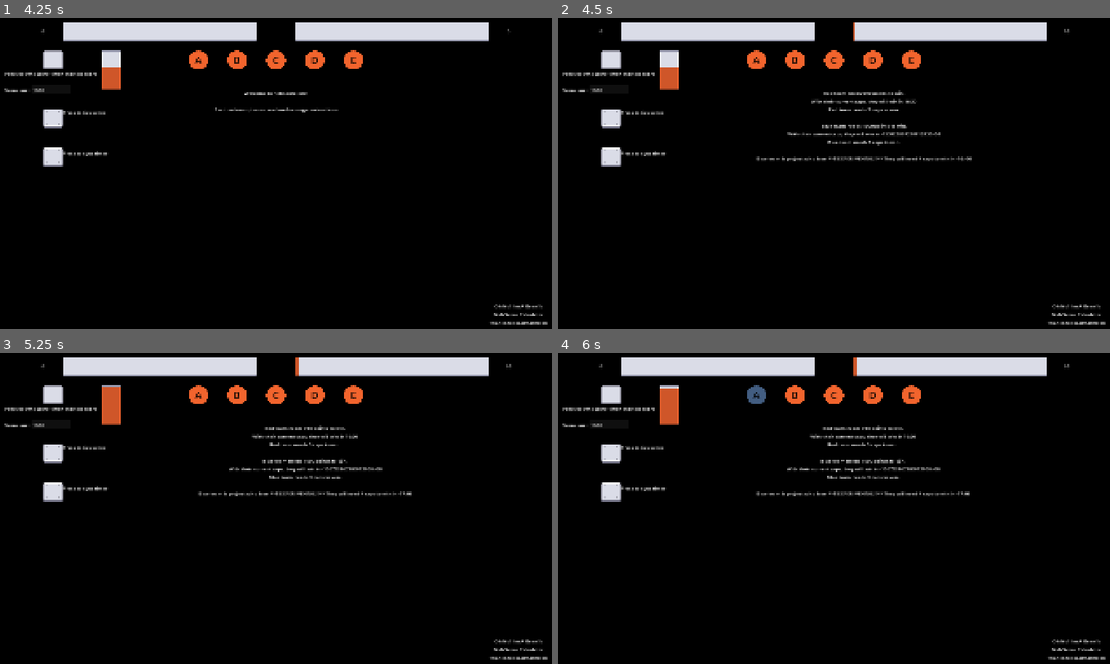
Above: before the commit, frames 1-4 (two rows, left to right).
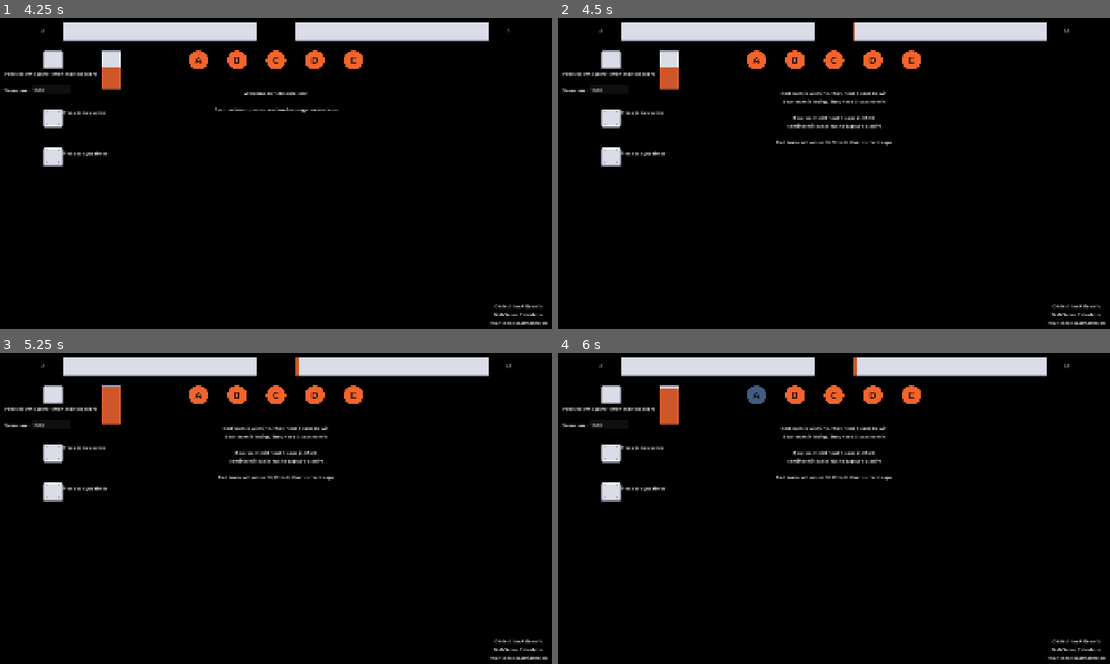
Above: after the commit, the same moments.

Repository: matthew-cavener/neb-control-score-calculator
Game: Godot game, scene res://scenes/main.tscn
Two runs of this game, one before a commit and one after it. Both use one fixed random seed, a clock stepped at 60 frames per second and the inputs below.
Inputs (mouse positions are in pixels of both pictures, inside the frame that each line leads up to):
- Up to frame 1 (4.25 s): click "A" at 0.5 s; click "B" at 1.25 s; click "C" at 2 s; click "D" at 2.75 s; click "E" at 3.5 s
- Up to frame 2 (4.5 s): click (613, 117) at 4.25 s
- Up to frame 3 (5.25 s): click (55, 393) at 5 s
- Up to frame 4 (6 s): click "A" at 5.75 s

Frame 1 is identical in both runs. In frame 2, 1.4% of the frame differs, in the area x 35-75%, y 23-47%; in frame 3, 1.4%; in frame 4, 1.4%.

Commit message:
extra cap needed general case (#12)
* use iteration to determine time until an extra cap is needed

* clean up

* handle neutral caps

* round based on tick interval

* add tie handling

* fix spacing

* remove unused reset_scores function

* oops, needed that after all

* refactor calculate_team_caps_needed

* simplifications

* fix wording

Diff:
--- a/godot/scenes/control_point.gd
+++ b/godot/scenes/control_point.gd
@@ -16,10 +16,12 @@
         ControlledByTeam.NONE:
             controlled_by = ControlledByTeam.RED
             self.modulate = Constants.RED_RGB
+            remove_from_group("neutral_point")
             add_to_group("red_point")
         ControlledByTeam.RED:
             controlled_by = ControlledByTeam.BLUE
             self.modulate = Constants.BLUE_RGB
+            remove_from_group("neutral_point")
             remove_from_group("red_point")
             add_to_group("blue_point")
         ControlledByTeam.BLUE:
--- a/godot/scenes/main.gd
+++ b/godot/scenes/main.gd
@@ -1,159 +1,158 @@
 extends Node2D
-
 
 var projected_loser: String = ""
 var loser_caps_needed: int = 0
-var time_to_red_victory: float = 999999
-var time_to_blue_victory: float = 999999
-var red_time_to_win: float = 0
-var blue_time_to_win: float = 0
-var approx_time_to_extra_cap_needed: String = ""
+var time_to_red_victory: float = INF
+var time_to_blue_victory: float = INF
+var approx_time_to_additional_cap_needed: String = ""
+var is_tie: bool = false
 
-@onready var points_to_red_victory = $ScoreLimit.text
-@onready var points_to_blue_victory = $ScoreLimit.text
-
+@onready var score_limit = int($ScoreLimit.text)
+@onready var max_time = Constants.SCORE_TIMER_INTERVAL * score_limit / Constants.SCORE_PER_CAP_POINT
 
 func _ready() -> void:
-    $BlueTeamScore.text = str(0)
-    $RedTeamScore.text = str(0)
+
+    reset_scores()
     Events.connect("score_timer_timeout", _on_score_timer_timeout)
 
 
+func reset_scores() -> void:
+    $BlueTeamScore.text = "0"
+    $RedTeamScore.text = "0"
+
+
 func calculate_score() -> void:
-    var score_limit = int($ScoreLimit.text)
-    var red_caps = get_tree().get_nodes_in_group("red_point")
-    var blue_caps = get_tree().get_nodes_in_group("blue_point")
-    var neutral_caps = get_tree().get_nodes_in_group("neutral_point")
-    var red_score = int($RedTeamScore.text)
-    var blue_score = int($BlueTeamScore.text)
+    var neutral_caps = get_tree().get_nodes_in_group("neutral_point").size()
+    var red_caps = get_tree().get_nodes_in_group("red_point").size()
+    var blue_caps = get_tree().get_nodes_in_group("blue_point").size()
 
-    red_score += Constants.SCORE_PER_CAP_POINT * red_caps.size()
-    blue_score += Constants.SCORE_PER_CAP_POINT * blue_caps.size()
+    var red_score = int($RedTeamScore.text) + red_caps * Constants.SCORE_PER_CAP_POINT
+    var blue_score = int($BlueTeamScore.text) + blue_caps * Constants.SCORE_PER_CAP_POINT
 
+    update_scores(red_score, blue_score)
+    update_victory_conditions(red_score, blue_score, red_caps, blue_caps, neutral_caps)
+
+
+func update_scores(red_score: int, blue_score: int) -> void:
     $RedTeamScore.text = str(red_score)
     $ProgressBarRed.texture_bar_fill_fraction = red_score / float(score_limit)
+
     $BlueTeamScore.text = str(blue_score)
     $ProgressBarBlue.texture_bar_fill_fraction = blue_score / float(score_limit)
 
-    points_to_red_victory = score_limit - red_score
-    points_to_blue_victory = score_limit - blue_score
-    time_to_red_victory = calculate_time_to_win(int(points_to_red_victory), red_caps.size())
-    time_to_blue_victory = calculate_time_to_win(int(points_to_blue_victory), blue_caps.size())
 
-    var caps_needed = calculate_caps_needed_to_win(red_score, blue_score)
-    var red_caps_needed = caps_needed["red_caps_needed"]
-    var blue_caps_needed = caps_needed["blue_caps_needed"]
+func update_victory_conditions(red_score: int, blue_score: int, red_caps: int, blue_caps: int, neutral_caps: int) -> void:
+    var points_to_red_victory = score_limit - red_score
+    var points_to_blue_victory = score_limit - blue_score
 
-    if time_to_red_victory > time_to_blue_victory:
-        projected_loser = "Red"
-        loser_caps_needed = red_caps_needed
+    time_to_red_victory = calculate_time_to_win(points_to_red_victory, red_caps)
+    time_to_blue_victory = calculate_time_to_win(points_to_blue_victory, blue_caps)
+
+    is_tie = time_to_red_victory == time_to_blue_victory
+
+    var red_caps_needed = calculate_caps_needed_to_win(red_score, blue_score, neutral_caps)
+    var blue_caps_needed = calculate_caps_needed_to_win(blue_score, red_score, neutral_caps)
+
+    if not is_tie:
+        projected_loser = "Red" if time_to_red_victory > time_to_blue_victory else "Blue"
+        loser_caps_needed = red_caps_needed if projected_loser == "Red" else blue_caps_needed
+
+        if loser_caps_needed >= Constants.CAPTURE_POINTS:
+            approx_time_to_additional_cap_needed = "N/A"
+        else:
+            approx_time_to_additional_cap_needed = convert_seconds_to_minutes_seconds(
+                calculate_time_until_additional_cap_needed(
+                    red_score, blue_score, red_caps, blue_caps, neutral_caps, red_caps_needed, blue_caps_needed
+                )
+            )
     else:
-        projected_loser = "Blue"
-        loser_caps_needed = blue_caps_needed
+        projected_loser = ""
+        loser_caps_needed = 0
+        approx_time_to_additional_cap_needed = "N/A"
 
-    approx_time_to_extra_cap_needed = convert_seconds_to_minutes_seconds(int(calculate_time_until_extra_cap_needed(
-        red_score,
-        blue_score,
-        red_caps.size(),
-        blue_caps.size(),
-        red_caps_needed,
-        blue_caps_needed
-    )))
+    display_victory_conditions(points_to_red_victory, points_to_blue_victory, red_caps_needed, blue_caps_needed)
 
-    var red_team_victory_conditions = "Red team needs " + str(points_to_red_victory) + " points to win.\nWith their current caps, they will win in " + convert_seconds_to_minutes_seconds(int(time_to_red_victory))
-    var blue_team_victory_conditions = "Blue team needs " + str(points_to_blue_victory) + " points to win.\nWith their current caps, they will win in " + convert_seconds_to_minutes_seconds(int(time_to_blue_victory))
 
-    red_team_victory_conditions += "\nRed team needs " + str(red_caps_needed) + " caps to win.\n"
-    blue_team_victory_conditions += "\nBlue team needs " + str(blue_caps_needed) + " caps to win.\n"
+func display_victory_conditions(points_to_red_victory: int, points_to_blue_victory: int, red_caps_needed: int, blue_caps_needed: int) -> void:
+    if is_tie:
+        $VictoryConditionsLabel.text = "It's a tie! Both teams will win in %s with their current caps.\n" % [
+            convert_seconds_to_minutes_seconds(int(time_to_red_victory))
+        ]
+        return
 
-    $VictoryConditionsLabel.text = (
-        red_team_victory_conditions +
-        "\n" +
-        blue_team_victory_conditions +
-        "\n" +
-        projected_loser + " team is projected to lose. **!!!EXPERIMENTAL!!!** They will need " + str(loser_caps_needed + 1) + " caps to win in " + approx_time_to_extra_cap_needed
-    )
+    var projected_winner = "Red" if projected_loser == "Blue" else "Blue"
+    var projected_victory_time = time_to_red_victory if projected_winner == "Red" else time_to_blue_victory
+    var projected_winner_caps_needed = red_caps_needed if projected_winner == "Red" else blue_caps_needed
+
+    var winning_message = "%s team is winning. They need %d caps to win\n" % [
+        projected_winner, projected_winner_caps_needed
+    ]
+
+    var losing_message = ""
+    if loser_caps_needed >= Constants.CAPTURE_POINTS:
+        losing_message = "%s team is losing. They need all %d caps to win\n\n" % [
+            projected_loser, Constants.CAPTURE_POINTS
+        ]
+    else:
+        losing_message = "%s team is losing. They need %d caps to win\n\n" % [
+            projected_loser, loser_caps_needed
+        ]
+
+    var additional_cap_message = ""
+    if approx_time_to_additional_cap_needed != "N/A":
+        additional_cap_message = "%s team will need %s caps in %s\nReminder: it takes 60s to capture a point\n\n" % [
+            projected_loser, loser_caps_needed + 1, approx_time_to_additional_cap_needed
+        ]
+
+    var winning_time_message = "%s team will win in %s with their current caps\n" % [
+        projected_winner, convert_seconds_to_minutes_seconds(int(projected_victory_time))
+    ]
+
+    $VictoryConditionsLabel.text = winning_message + losing_message + additional_cap_message + winning_time_message
 
 
 func calculate_time_to_win(points_to_victory: int, caps: int) -> float:
-    return (points_to_victory * Constants.SCORE_TIMER_INTERVAL) / (caps * Constants.SCORE_PER_CAP_POINT)
+    if caps > 0:
+        var raw_time = (points_to_victory * Constants.SCORE_TIMER_INTERVAL) / (caps * Constants.SCORE_PER_CAP_POINT)
+        return ceil(raw_time / Constants.SCORE_TIMER_INTERVAL) * Constants.SCORE_TIMER_INTERVAL
+    else:
+        return INF
 
 
-func calculate_caps_needed_to_win(red_score: int, blue_score: int) -> Dictionary:
-    var score_limit = 1000
+func calculate_caps_needed_to_win(team_score: int, opponent_score: int, neutral_caps: int) -> int:
     var total_capture_points = Constants.CAPTURE_POINTS
-
-    var red_caps_needed = total_capture_points
-    var blue_caps_needed = total_capture_points
-
-    for caps in range(1, total_capture_points + 1):
-        var red_numerator = (score_limit - red_score) * total_capture_points
-        var red_denominator = (score_limit - red_score) + (score_limit - blue_score)
-        var red_required_caps = red_numerator / red_denominator if red_denominator != 0 else 0
-        if caps > red_required_caps:
-            red_caps_needed = caps
-            break
-
-    for caps in range(1, total_capture_points + 1):
-        var blue_numerator = (score_limit - blue_score) * total_capture_points
-        var blue_denominator = (score_limit - blue_score) + (score_limit - red_score)
-        var blue_required_caps = blue_numerator / blue_denominator if blue_denominator != 0 else 0
-        if caps > blue_required_caps:
-            blue_caps_needed = caps
-            break
-
-    return {
-        "red_caps_needed": red_caps_needed,
-        "blue_caps_needed": blue_caps_needed
-    }
+    var controlled_caps = total_capture_points - neutral_caps
+    var remaining_team_score = score_limit - team_score
+    var remaining_opponent_score = score_limit - opponent_score
+    var total_remaining_score = remaining_team_score + remaining_opponent_score
+    var required_score_difference = remaining_team_score * controlled_caps
+    for caps in range(1, controlled_caps + 1):
+        if total_remaining_score != 0 and caps > required_score_difference / total_remaining_score:
+            return caps
+    return controlled_caps
 
 
-func calculate_time_until_extra_cap_needed(
-    red_score: int,
-    blue_score: int,
-    red_caps: int,
-    blue_caps: int,
-    current_red_caps_needed: int,
-    current_blue_caps_needed: int
-    ) -> float:
-    """
-    https://discord.com/channels/1091469366371029025/1091469367323152386/1353191485893246976
-    anyways can't you just solve 3(1000-x-x't)=2(1000-y-y't) for t, where x is the current points of the losing team, x' is the rate of points increase for the losing team, y/y' are the same for the winning team, and t represents time?
-    1000-x-x't calculates the remaining score that team x needs to win at time t, and you need a 4:1 lead to win once the ratio of your remaining score to the enemy's remaining score becomes greater than 3:2
-    you also have to offset t by a minute since capturing an objective is not instantaneous, but im sure you can figure that part out
-    -- Lobster
-    special case for time until losing team needs 4 caps to win
-    (1000 - 4 * red_score + 1 * blue_score) / (4 * red_points_rate - 1 * blue_points_rate)
-    """
-    var total_capture_points = Constants.CAPTURE_POINTS
-    var red_points_rate = Constants.SCORE_PER_CAP_POINT * red_caps / Constants.SCORE_TIMER_INTERVAL
-    var blue_points_rate = Constants.SCORE_PER_CAP_POINT * blue_caps / Constants.SCORE_TIMER_INTERVAL
-    var numerator = 0
-    var denominator = 0
-    if projected_loser == "Red":
-        numerator = (1000 - (current_red_caps_needed + 1) * red_score + (total_capture_points - (current_red_caps_needed + 1)) * blue_score)
-        denominator = ((current_red_caps_needed + 1) * red_points_rate) - ((total_capture_points - (current_red_caps_needed + 1)) * blue_points_rate)
-    else:
-        numerator = (1000 - (current_blue_caps_needed + 1) * blue_score + (total_capture_points - (current_blue_caps_needed + 1)) * red_score)
-        denominator = ((current_blue_caps_needed + 1) * blue_points_rate) - ((total_capture_points - (current_blue_caps_needed + 1)) * red_points_rate)
-
-    if denominator == 0:
-        return 99999999
-
-    return numerator / denominator
+func calculate_time_until_additional_cap_needed(
+    red_score: int, blue_score: int, red_caps: int, blue_caps: int, neutral_caps: int, current_red_caps_needed: int, current_blue_caps_needed: int
+) -> float:
+    var time_elapsed = 0.0
+    var projected_loser_current_score = red_score if projected_loser == "Red" else blue_score
+    var projected_winner_current_score = blue_score if projected_loser == "Red" else red_score
+    var projected_loser_caps = red_caps if projected_loser == "Red" else blue_caps
+    var projected_winner_caps = blue_caps if projected_loser == "Red" else red_caps
+    var current_projected_loser_caps_needed = current_red_caps_needed if projected_loser == "Red" else current_blue_caps_needed
+    while time_elapsed < max_time:
+        var loser_caps_needed = calculate_caps_needed_to_win(projected_loser_current_score, projected_winner_current_score, neutral_caps)
+        if loser_caps_needed > current_projected_loser_caps_needed:
+            return time_elapsed
+        time_elapsed += Constants.SCORE_TIMER_INTERVAL
+        projected_loser_current_score += projected_loser_caps * Constants.SCORE_PER_CAP_POINT
+        projected_winner_current_score += projected_winner_caps * Constants.SCORE_PER_CAP_POINT
+    return -1.0
 
 
 func convert_seconds_to_minutes_seconds(seconds: int) -> String:
-    var minutes = seconds / 60
-    var remaining_seconds = seconds % 60
-    return str(minutes).pad_zeros(2) + ":" + str(remaining_seconds).pad_zeros(2)
-
-
-func format_times_to_win(times_to_win: Dictionary) -> String:
-    var formatted_string = ""
-    for key in times_to_win.keys():
-        formatted_string += "Caps: " + str(key) + " - Time: " + str(times_to_win[key]) + "\n"
-    return formatted_string
+    return "%02d:%02d" % [seconds / 60, seconds % 60]
 
 
 func _on_score_timer_timeout() -> void:
